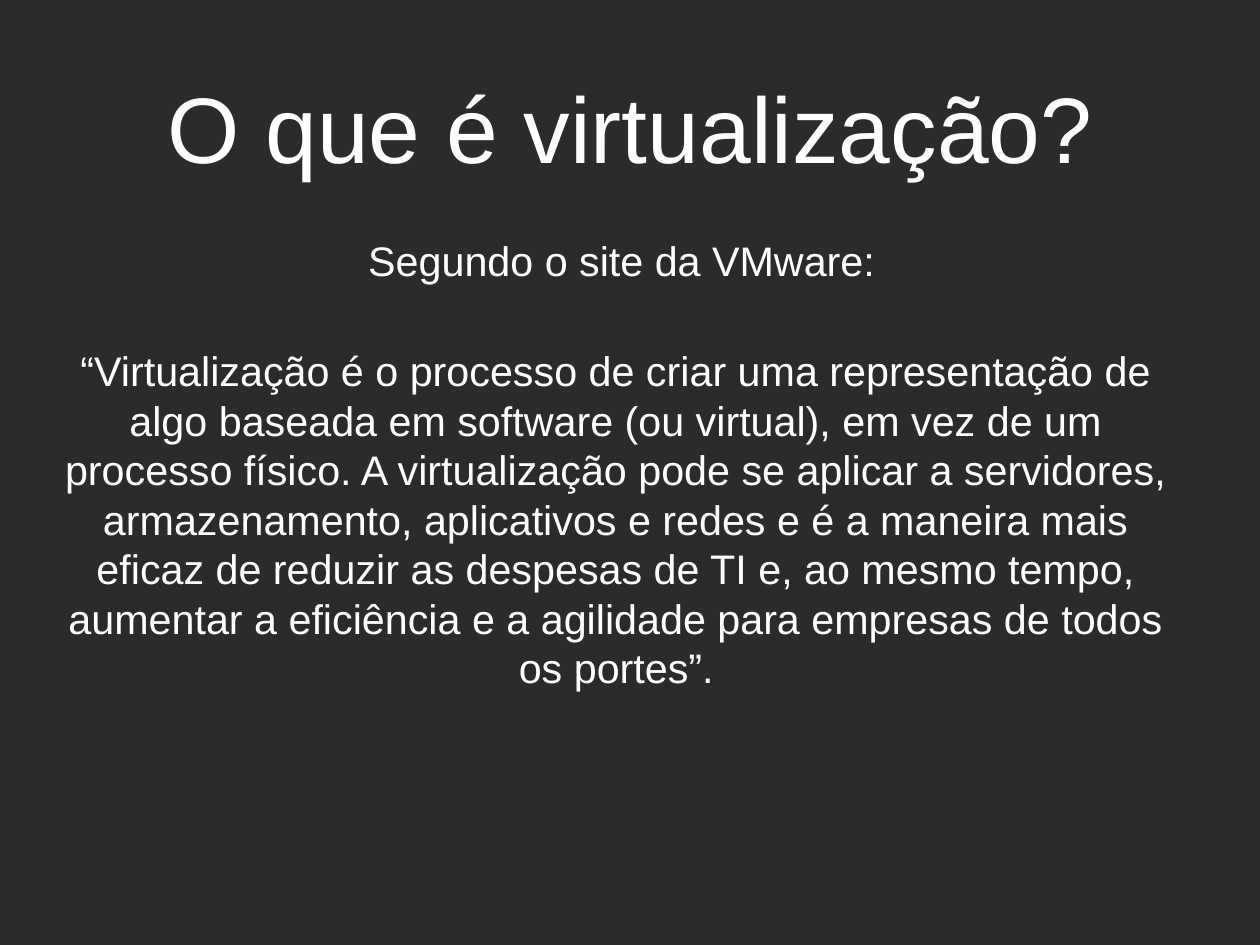
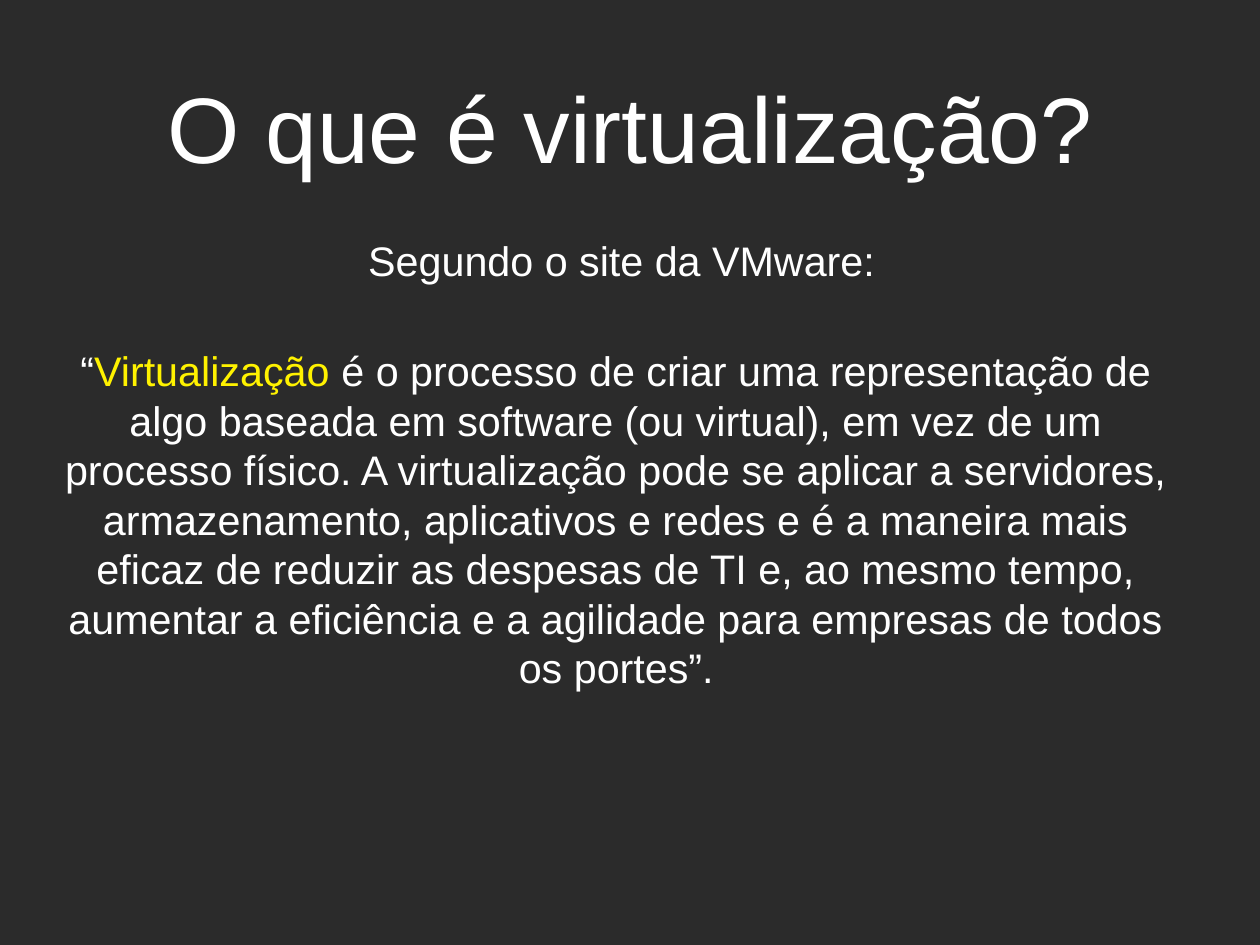
Before and after one commit to matholiveira91/3poticon, a slide deck: slide 3 of proxmoxve.odp. Drawn at 1260x945 pixels with LibreOffice and Linux fonts; fonts in the diff are those of the drawing; background and template pictures are left out; a plain dark background stands for a picture behind light text. Boxes give left, top, right and bottom in pixels: in the first picture for what was removed or moved away, otherwise in the second. Text is boxed around its words. In the diff, an @@ line names an element or a change of style, - is before the commit and + after.

```diff
--- a/proxmoxve.odp
+++ b/proxmoxve.odp
@@ subtitle at bbox=[65, 355, 1166, 691]: text colour #FFFFFF to #FFF200 in "“Virtualização" @@
```
Also in this commit, not shown: 7 other slides changed, 2 slides added, 1 slide removed, 3 other files.
